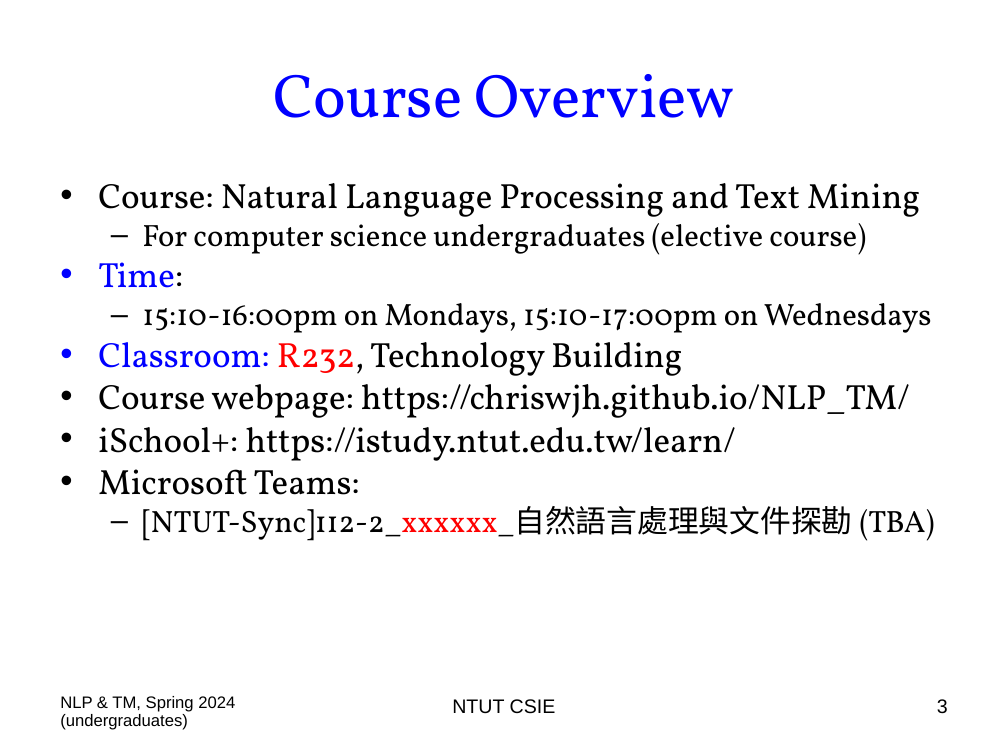
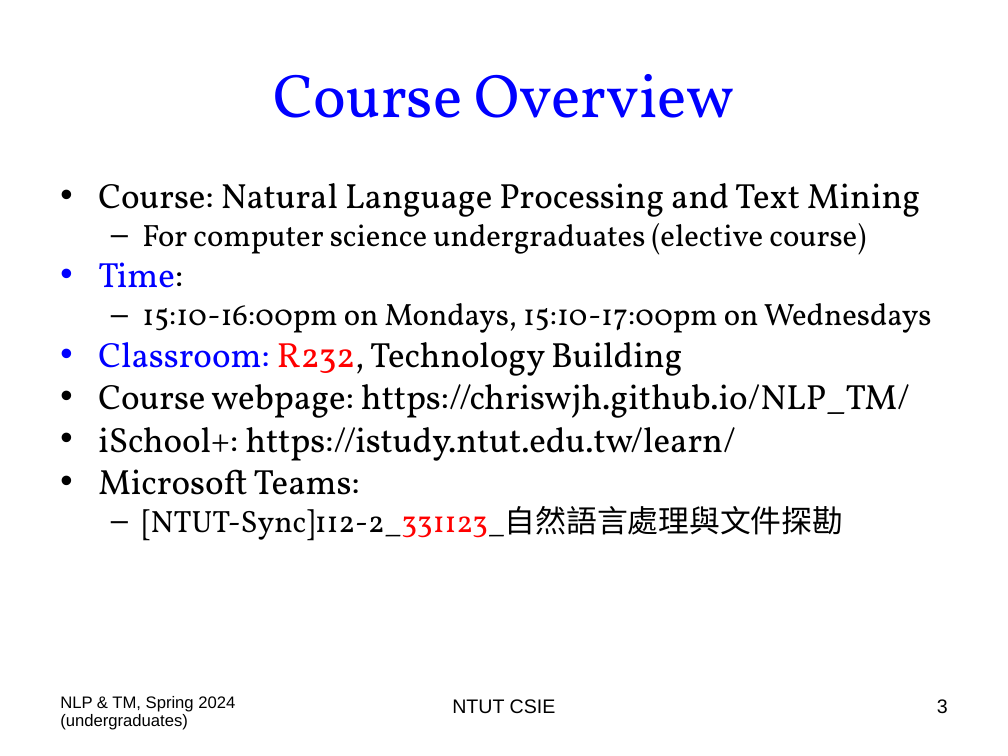
Before and after one commit to chriswjh/chriswjh.github.io, a slide deck: slide 3 of NLP_TM/00-Overview.ppt. Drawn at 1008x756 pixels with LibreOffice and Linux fonts; fonts in the diff are those of the drawing. Boxes give left, top, right and bottom in pixels: in the first picture for what was removed or moved away, otherwise in the second. Text is boxed around its words. In the diff, an @@ line names an element or a change of style, - is before the commit and + after.

```diff
--- a/NLP_TM/00-Overview.ppt
+++ b/NLP_TM/00-Overview.ppt
@@ text at (142, 506, 843, 541): text changed @@
-  – [NTUT-Sync]112-2_xxxxxx_自然語言處理與文件探勘 (TBA)
+  – [NTUT-Sync]112-2_331123_自然語言處理與文件探勘
```
